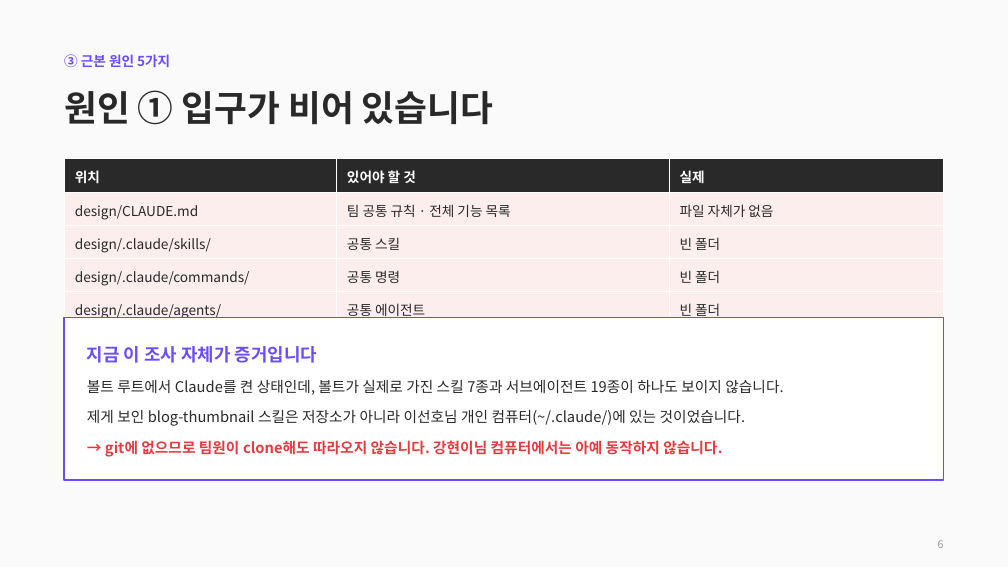
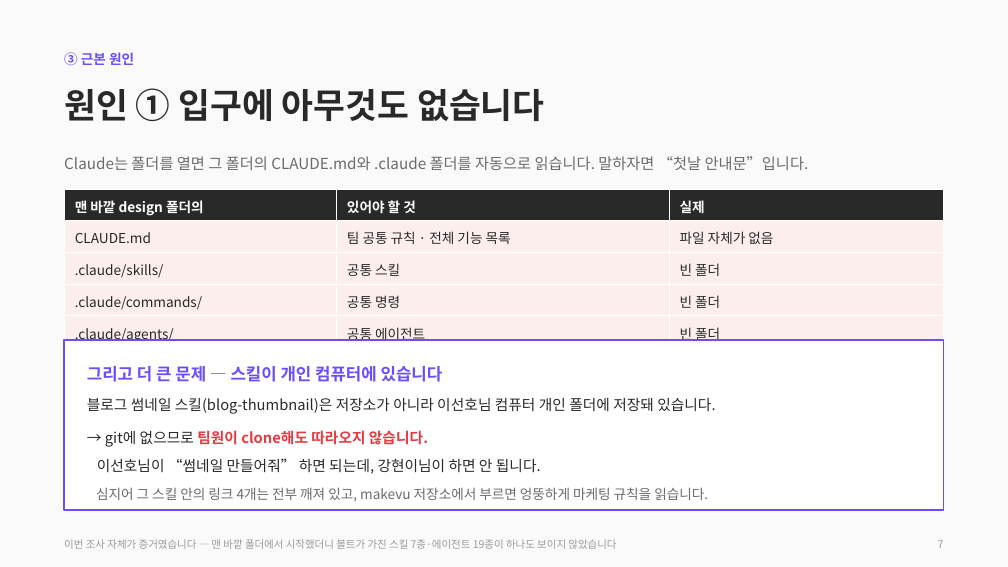
Before and after one commit to CdBd-in/design, a slide deck: slide 8 of CdBd 문서 체계 진단 및 개편 제안.pptx (slide 7 before the commit). Drawn at 1008x567 pixels with LibreOffice and Linux fonts; fonts in the diff are those of the drawing. Boxes give left, top, right and bottom in pixels: in the first picture for what was removed or moved away, otherwise in the second. Text is boxed around its words. In the diff, an @@ line names an element or a change of style, - is before the commit and + after.

```diff
--- a/CdBd 문서 체계 진단 및 개편 제안.pptx
+++ b/CdBd 문서 체계 진단 및 개편 제안.pptx
@@ text at [64,52,134,65]: text changed @@
-③ 근본 원인 5가지
+③ 근본 원인
@@ text at [64,88,544,121]: text changed; size 34 to 33 pt @@
-원인 ① 입구가 비어 있습니다
+원인 ① 입구에 아무것도 없습니다
@@ text added at [64,156,809,170], 14.5 pt, text #6B6B6B @@
+Claude는 폴더를 열면 그 폴더의 CLAUDE.md와 .claude 폴더를 자동으로 읽습니다. 말하자면 “첫날 안내문”입니다.
@@ table at [64,189,944,348] @@
-row 1, column 1: 위치
+row 1, column 1: 맨 바깥 design 폴더의
-row 2, column 1: design/CLAUDE.md
+row 2, column 1: CLAUDE.md
-row 3, column 1: design/.claude/skills/
+row 3, column 1: .claude/skills/
-row 4, column 1: design/.claude/commands/
+row 4, column 1: .claude/commands/
-row 5, column 1: design/.claude/agents/
+row 5, column 1: .claude/agents/
@@ table: place and size @@
-table at [64,159,944,325]
+table at [64,189,944,348]
@@ rectangle: place and size @@
-rectangle at [64,318,944,480]
+rectangle at [64,340,944,510]
@@ text removed at [87,346,317,363] @@
-지금 이 조사 자체가 증거입니다
@@ text at [87,366,443,382]: text changed; size 14 to 16 pt; text colour #292929 to #6C4CFF; bold on @@
-볼트 루트에서 Claude를 켠 상태인데, 볼트가 실제로 가진 스킬 7종과 서브에이전트 19종이 하나도 보이지 않습니다.
-제게 보인 blog-thumbnail 스킬은 저장소가 아니라 이선호님 개인 컴퓨터(~/.claude/)에 있는 것이었습니다.
-→ git에 없으므로 팀원이 clone해도 따라오지 않습니다. 강현이님 컴퓨터에서는 아예 동작하지 않습니다.
+그리고 더 큰 문제 — 스킬이 개인 컴퓨터에 있습니다
@@ text added at [87,398,715,502], 14 pt, text #292929 @@
+블로그 썸네일 스킬(blog-thumbnail)은 저장소가 아니라 이선호님 컴퓨터 개인 폴더에 저장돼 있습니다.
+→ git에 없으므로 팀원이 clone해도 따라오지 않습니다.
+이선호님이 “썸네일 만들어줘” 하면 되는데, 강현이님이 하면 안 됩니다.
+심지어 그 스킬 안의 링크 4개는 전부 깨져 있고, makevu 저장소에서 부르면 엉뚱하게 마케팅 규칙을 읽습니다.
@@ text added at [64,539,616,549], 10 pt, text #9A9A9A @@
+이번 조사 자체가 증거였습니다 — 맨 바깥 폴더에서 시작했더니 볼트가 가진 스킬 7종·에이전트 19종이 하나도 보이지 않았습니다
@@ text at [938,540,944,548]: text changed @@
-6
+7
```
Also in this commit, not shown: 13 other slides changed, 5 slides added, 2 slides removed.
